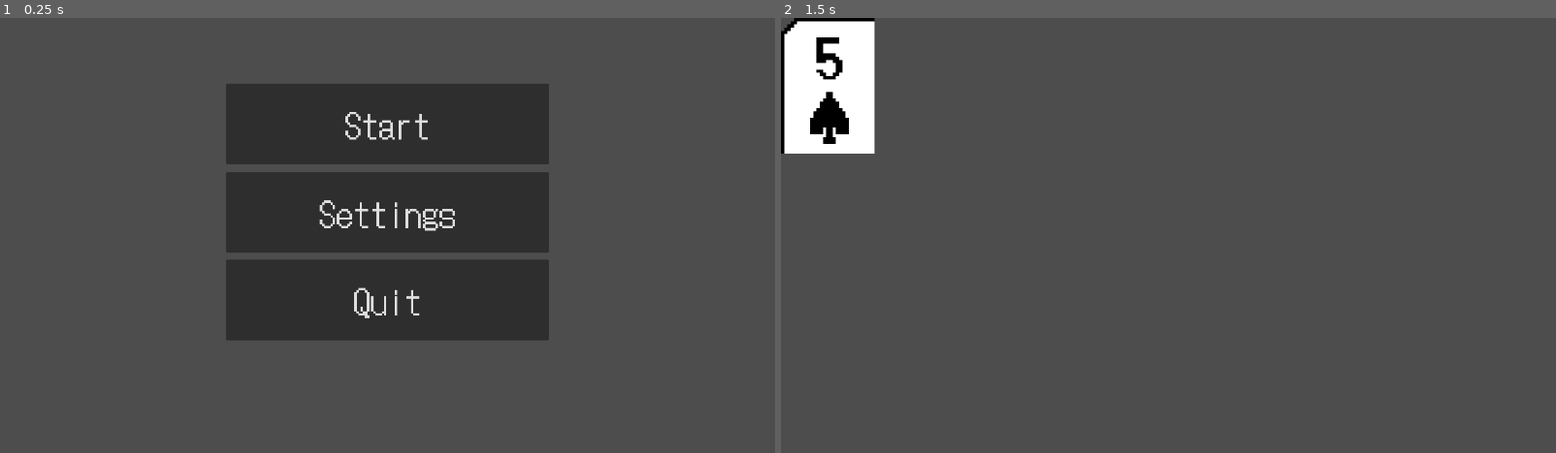
Above: before the commit, frames 1-2 (left to right).
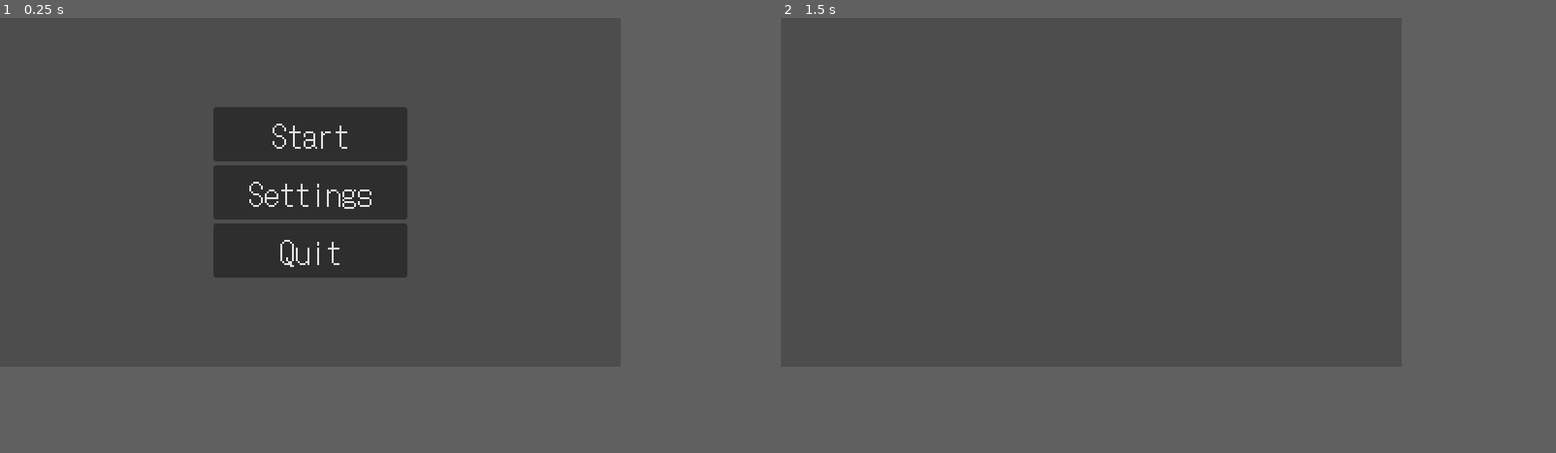
Above: after the commit, the same moments.

Repository: CJ5518/cribbage-scorer
Game: Godot game, scene res://scenes/main_menu.tscn
The game is run twice, just before and just after one commit, with the same random seed, the same clock (stepped at 60 frames per second) and the same inputs.
Inputs (mouse positions are in pixels of both pictures, inside the frame that each line leads up to):
- Up to frame 1 (0.25 s): no input
- Up to frame 2 (1.5 s): click "Start" at 0.5 s; tap Enter at 1.25 s; move the mouse to (1339, 213) at 1.27 s; hold Shift from 1.28 s (still down); click (1339, 213) at 1.42 s
The window is 799x449 before the commit and 640x360 after it. Grey fills any space a smaller window leaves; there, only what the larger window draws over its background counts as a difference.

The runs differ from the first frame. In frame 1, 17% of the frame differs, in the area x 27-71%, y 15-74%; in frame 2, 3.7%.

Commit message:
Been messing with main menu and viewport things

Diff:
--- a/project.godot
+++ b/project.godot
@@ -18,9 +18,12 @@
 
 [display]
 
-window/size/viewport_width=1920
-window/size/viewport_height=1080
+window/size/viewport_width=640
+window/size/viewport_height=360
 window/size/mode=2
+window/stretch/mode="viewport"
+window/stretch/aspect="expand"
+window/stretch/scale_mode="integer"
 
 [editor_plugins]
 
--- a/scenes/CardSprite.tscn
+++ b/scenes/CardSprite.tscn
@@ -7,20 +7,18 @@
 
 [node name="CardSprite" type="Node2D"]
 texture_filter = 1
-scale = Vector2(8, 8)
 script = ExtResource("1_y8pfl")
 
 [node name="CardBack" type="Sprite2D" parent="."]
-position = Vector2(16, 32)
+position = Vector2(14, 21)
 texture = ExtResource("1_feb5d")
 
 [node name="Suit" type="Sprite2D" parent="."]
-position = Vector2(15, 31)
+position = Vector2(14, 31)
 texture = ExtResource("2_fc0e3")
 
 [node name="Number" type="Label" parent="."]
 texture_filter = 1
-offset_left = 1.0
 offset_right = 29.0
 offset_bottom = 24.0
 text = "A"
--- /dev/null
+++ b/scenes/game_scene.gd
@@ -0,0 +1,25 @@
+extends Node2D
+
+var cardSprite = preload("res://scenes/CardSprite.tscn")
+#29 pixels wide, scaled up by a factor of 8
+const cardWidth = 25 * 8
+
+#cut card is last in the array
+var cardSprites = []
+
+# Called when the node enters the scene tree for the first time.
+func _ready() -> void:
+	#Make the card nodes
+	var width = cardWidth * 4
+	@warning_ignore("integer_division")
+	var startAt = (1920 / 2) - (width / 2.0)
+	for q in range(4):
+		var instance = cardSprite.instantiate()
+		cardSprites.append(instance)
+		instance.position = Vector2(startAt + (q * cardWidth),600)
+		add_child(instance)
+
+
+# Called every frame. 'delta' is the elapsed time since the previous frame.
+func _process(delta: float) -> void:
+	pass
--- /dev/null
+++ b/scenes/game_scene.tscn
@@ -0,0 +1,6 @@
+[gd_scene load_steps=2 format=3 uid="uid://tm8nio65l2cl"]
+
+[ext_resource type="Script" uid="uid://c1lupamm4dei5" path="res://scenes/game_scene.gd" id="1_onqr8"]
+
+[node name="GameScene" type="Node2D"]
+script = ExtResource("1_onqr8")
--- a/scenes/main_menu.tscn
+++ b/scenes/main_menu.tscn
@@ -5,59 +5,32 @@
 
 [sub_resource type="Theme" id="Theme_wu84c"]
 default_font = ExtResource("1_ekxnf")
-default_font_size = 85
+default_font_size = 32
 
-[node name="MainMenu" type="Control"]
-layout_mode = 3
+[node name="MainMenu" type="VBoxContainer"]
 anchors_preset = 15
 anchor_right = 1.0
 anchor_bottom = 1.0
 grow_horizontal = 2
 grow_vertical = 2
 theme = SubResource("Theme_wu84c")
+alignment = 1
 script = ExtResource("2_bqqt6")
 
 [node name="StartButton" type="Button" parent="."]
-layout_mode = 1
-anchors_preset = -1
-anchor_left = 0.5
-anchor_top = 0.5
-anchor_right = 0.5
-anchor_bottom = 0.5
-offset_left = -400.0
-offset_top = -377.0
-offset_right = 400.0
-offset_bottom = -177.0
-grow_horizontal = 2
-grow_vertical = 2
+custom_minimum_size = Vector2(200, 0)
+layout_mode = 2
+size_flags_horizontal = 4
 text = "Start"
 
 [node name="SettingsButton" type="Button" parent="."]
-layout_mode = 1
-anchors_preset = -1
-anchor_left = 0.5
-anchor_top = 0.5
-anchor_right = 0.5
-anchor_bottom = 0.5
-offset_left = -400.0
-offset_top = -157.0
-offset_right = 400.0
-offset_bottom = 43.0
-grow_horizontal = 2
-grow_vertical = 2
+custom_minimum_size = Vector2(200, 0)
+layout_mode = 2
+size_flags_horizontal = 4
 text = "Settings"
 
 [node name="QuitButton" type="Button" parent="."]
-layout_mode = 1
-anchors_preset = -1
-anchor_left = 0.5
-anchor_top = 0.5
-anchor_right = 0.5
-anchor_bottom = 0.5
-offset_left = -400.0
-offset_top = 60.0
-offset_right = 400.0
-offset_bottom = 260.0
-grow_horizontal = 2
-grow_vertical = 2
+custom_minimum_size = Vector2(200, 0)
+layout_mode = 2
+size_flags_horizontal = 4
 text = "Quit"
--- a/scripts/main_menu.gd
+++ b/scripts/main_menu.gd
@@ -7,5 +7,5 @@
 		func(): get_tree().quit()
 	)
 	$StartButton.button_down.connect(
-		func(): get_tree().change_scene_to_file("res://scenes/test_scene.tscn")
+		func(): get_tree().change_scene_to_file("res://scenes/game_scene.tscn")
 	)
Binary file changed: images/cardBack.png
Not shown, added: scenes/game_scene.gd.uid
